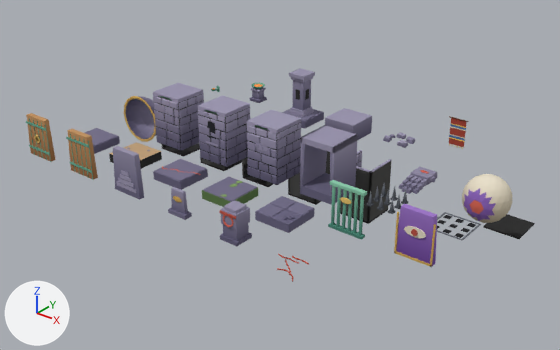
What one commit did to the Blender file art/blender/templo.blend.
Rendered twice from a camera (50 mm lens) standing at (34.1, -36.0, 17.5) and looking at (10.8, -6.9, -0.5). Every picture has the same lights, and +X, +Y and +Z are marked at lower left. The older version comes first.

Objects in the first picture: 'columna', 'hueco_pozo', 'hueco_punta', 'jefe_mano', 'jefe_ojo', 'jefe_parpado', 'pared', 'pared_nicho', 'pared_ojo', 'paso_puerta', 'pinchos', 'piso_arena', 'piso_grieta', 'piso_musgo', 'piso_roto', 'puerta_interruptor', 'puerta_jefe', 'puerta_llave', 'puerta_madera', 'puerta_persiana', 'tablilla', 'torreta', 'venas_doom' and 10 more.
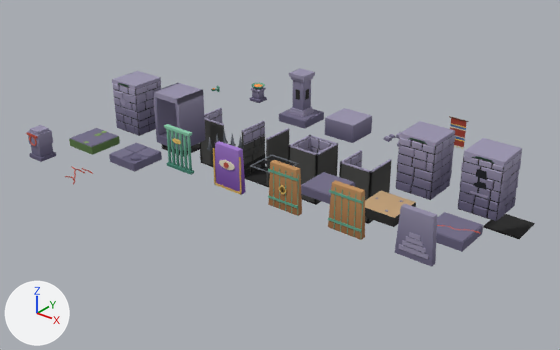
The change, as JSON lines over the scene's bpy script:
```json
{"op": "set", "path": "ob_piso_roto.location", "old": "(14.0, -10.5, 0.0)", "new": "(3.5, -10.5, 0.0)"}
{"op": "set", "path": "ob_piso_musgo.location", "old": "(10.5, -10.5, 0.0)", "new": "(0.0, -10.5, 0.0)"}
{"op": "set", "path": "ob_piso_grieta.location", "old": "(7.0, -10.5, 0.0)", "new": "(21.0, -7.0, 0.0)"}
{"op": "set", "path": "ob_pared.location", "old": "(3.5, -7.0, 0.0)", "new": "(17.5, -3.5, 0.0)"}
{"op": "set", "path": "ob_pared_nicho.location", "old": "(7.0, -7.0, 0.0)", "new": "(21.0, -3.5, 0.0)"}
{"op": "set", "path": "ob_pared_ojo.location", "old": "(10.5, -7.0, 0.0)", "new": "(0.0, -7.0, 0.0)"}
{"op": "set", "path": "ob_paso_puerta.location", "old": "(14.0, -7.0, 0.0)", "new": "(3.5, -7.0, 0.0)"}
{"op": "set", "path": "ob_puerta_madera.location", "old": "(3.5, -14.0, 0.0)", "new": "(17.5, -10.5, 0.0)"}
{"op": "set", "path": "ob_puerta_llave.location", "old": "(0.0, -14.0, 0.0)", "new": "(14.0, -10.5, 0.0)"}
{"op": "set", "path": "ob_puerta_persiana.location", "old": "(7.0, -14.0, 0.0)", "new": "(21.0, -10.5, 0.0)"}
{"op": "set", "path": "ob_puerta_interruptor.location", "old": "(17.5, -10.5, 0.0)", "new": "(7.0, -10.5, 0.0)"}
{"op": "set", "path": "ob_puerta_jefe.location", "old": "(21.0, -10.5, 0.0)", "new": "(10.5, -10.5, 0.0)"}
{"op": "set", "path": "ob_pinchos.location", "old": "(17.5, -7.0, 0.0)", "new": "(7.0, -7.0, 0.0)"}
{"op": "remove", "block": "ob_tablilla", "code": ["ob_tablilla = bpy.data.objects.new('tablilla', me_tablilla)", "ob_tablilla.location = (10.5, -14.0, 0.0)"]}
{"op": "set", "path": "ob_venas_doom.location", "old": "(17.5, -14.0, 0.0)", "new": "(3.5, -14.0, 0.0)"}
{"op": "set", "path": "ob_torreta.location", "old": "(14.0, -14.0, 0.0)", "new": "(0.0, -14.0, 0.0)"}
{"op": "remove", "block": "ob_jefe_ojo", "code": ["ob_jefe_ojo = bpy.data.objects.new('jefe_ojo', me_jefe_ojo)", "ob_jefe_ojo.location = (21.0, -3.5, 0.0)"]}
{"op": "remove", "block": "ob_jefe_parpado", "code": ["ob_jefe_parpado = bpy.data.objects.new('jefe_parpado', me_jefe_parpado)", "ob_jefe_parpado.location = (0.0, -7.0, 0.0)"]}
{"op": "remove", "block": "ob_jefe_mano", "code": ["ob_jefe_mano = bpy.data.objects.new('jefe_mano', me_jefe_mano)", "ob_jefe_mano.location = (17.5, -3.5, 0.0)"]}
{"op": "set", "path": "ob_piso_arena.location", "old": "(3.5, -10.5, 0.0)", "new": "(17.5, -7.0, 0.0)"}
```

Boxes (x1, y1, x2, y2) around the edits, measured in the pictures (560 x 350 px):
```json
{"object": "pared_nicho", "change": "moved", "before": [197, 96, 250, 167], "after": [458, 138, 522, 221]}
{"object": "pared", "change": "moved", "before": [153, 83, 204, 151], "after": [395, 121, 455, 200]}
{"object": "paso_puerta", "change": "moved", "before": [300, 125, 358, 205], "after": [153, 83, 205, 150]}
{"object": "pared_ojo", "change": "moved", "before": [246, 110, 301, 185], "after": [112, 71, 161, 136]}
{"object": "puerta_jefe", "change": "moved", "before": [394, 204, 437, 267], "after": [213, 141, 246, 195]}
{"object": "puerta_persiana", "change": "moved", "before": [113, 146, 144, 200], "after": [395, 204, 437, 267]}
{"object": "puerta_madera", "change": "moved", "before": [66, 129, 98, 180], "after": [328, 181, 365, 240]}
{"object": "puerta_llave", "change": "moved", "before": [26, 113, 56, 162], "after": [268, 160, 302, 216]}
{"object": "piso_grieta", "change": "moved", "before": [153, 159, 208, 190], "after": [436, 212, 483, 252]}
{"object": "piso_roto", "change": "moved", "before": [255, 196, 315, 233], "after": [109, 143, 162, 172]}
{"object": "puerta_interruptor", "change": "moved", "before": [328, 180, 367, 240], "after": [164, 124, 194, 175]}
{"object": "piso_musgo", "change": "moved", "before": [202, 177, 258, 207], "after": [69, 128, 120, 155]}
{"object": "jefe_ojo", "change": "deleted", "before": [462, 174, 512, 223]}
{"object": "torreta", "change": "moved", "before": [219, 200, 252, 246], "after": [26, 125, 56, 162]}
{"object": "piso_arena", "change": "moved", "before": [109, 142, 162, 169], "after": [365, 191, 416, 227]}
{"object": "jefe_parpado", "change": "deleted", "before": [124, 96, 156, 142], "on screen": "blue"}
{"object": "pinchos", "change": "moved", "before": [366, 183, 408, 214], "after": [207, 131, 244, 151]}
{"object": "jefe_mano", "change": "deleted", "before": [399, 167, 437, 194], "on screen": "blue"}
{"object": "tablilla", "change": "deleted", "before": [168, 187, 192, 220]}
{"object": "venas_doom", "change": "moved", "before": [277, 254, 309, 282], "after": [65, 166, 93, 185]}
{"object": "hueco_pozo", "change": "unchanged, uncovered by the edit", "before": [288, 151, 330, 205], "after": [288, 135, 338, 205]}
{"object": "hueco_pasillo", "change": "unchanged, uncovered by the edit", "before": [242, 158, 273, 187], "after": [241, 121, 289, 187]}
{"object": "hueco_esquina", "change": "unchanged, uncovered by the edit", "before": [200, 158, 242, 171], "after": [200, 108, 224, 167]}
```
